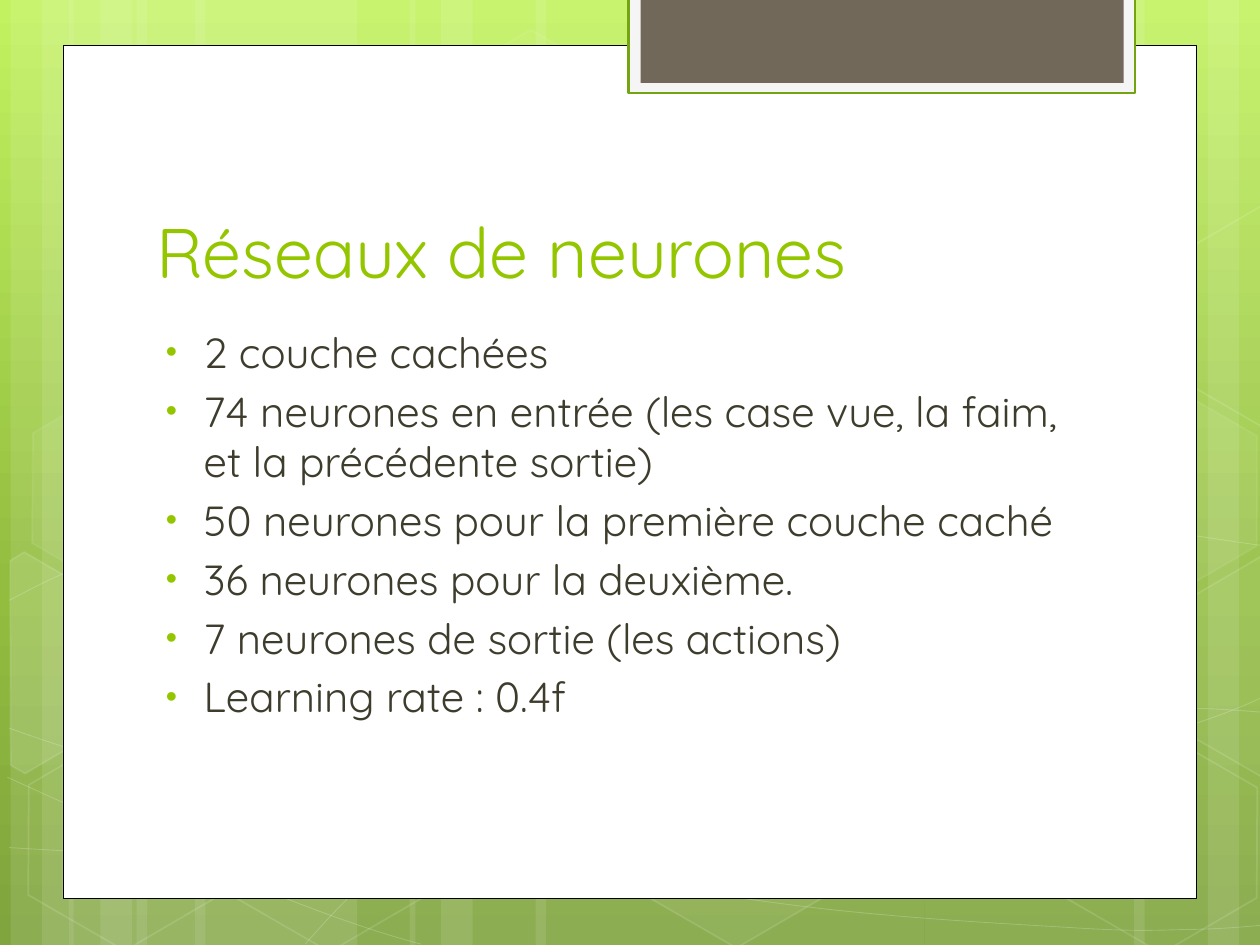
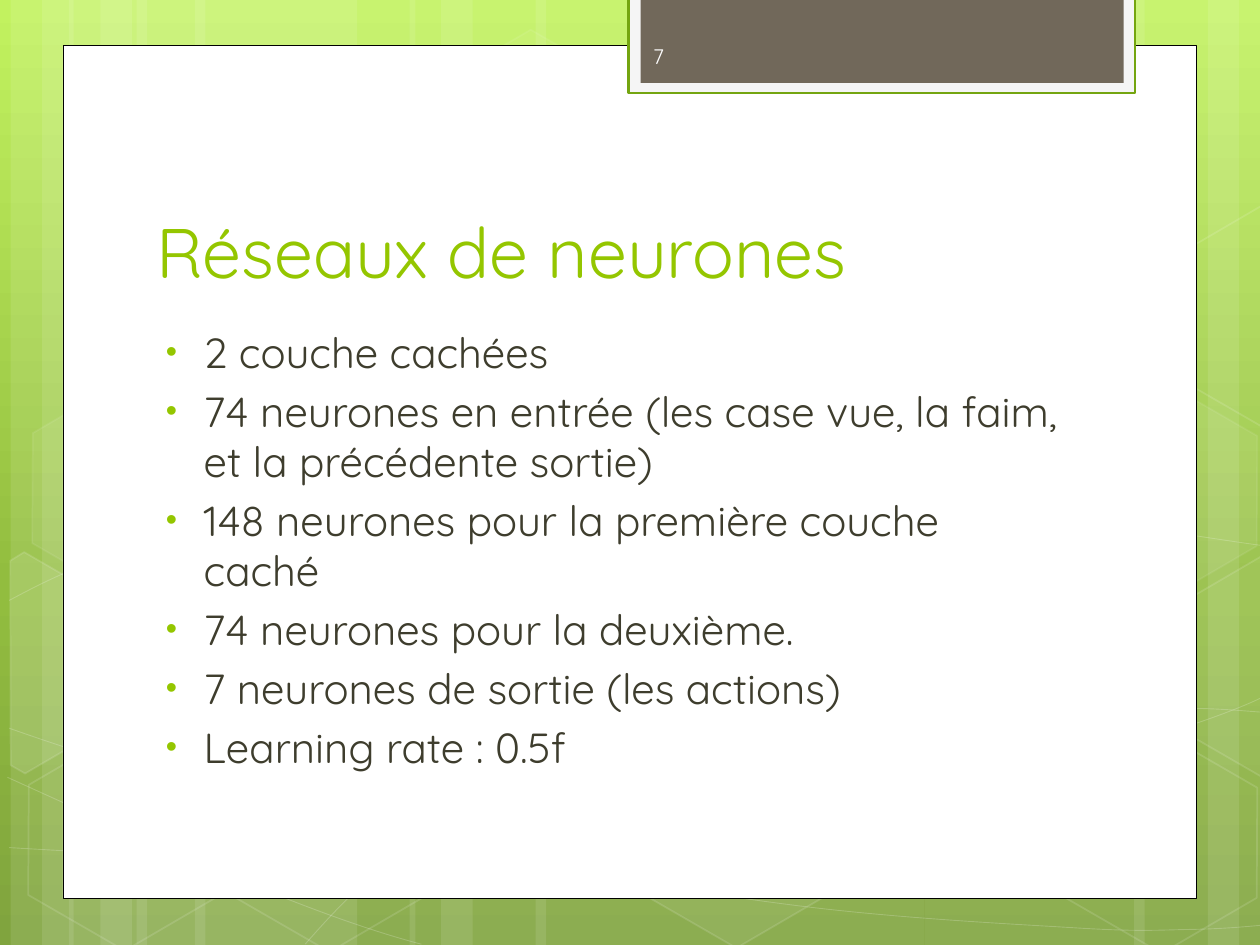
Before and after one commit to Surogate/ai-playground, a slide deck: slide 7 of Pattern Matcher.pptx. Drawn at 1260x945 pixels with LibreOffice and Linux fonts; fonts in the diff are those of the drawing. Boxes give left, top, right and bottom in pixels: in the first picture for what was removed or moved away, otherwise in the second. Text is boxed around its words. In the diff, an @@ line names an element or a change of style, - is before the commit and + after.

```diff
--- a/Pattern Matcher.pptx
+++ b/Pattern Matcher.pptx
@@ page number added at [653,49,664,64], 12 pt, text #FEFEFE @@
+7
@@ text at [204,505,939,654]: text changed @@
-• 50 neurones pour la première couche caché
-• 36 neurones pour la deuxième.
+• 148 neurones pour la première couche caché
+• 74 neurones pour la deuxième.
@@ text at [204,732,566,772]: text changed @@
-• Learning rate : 0.4f
+• Learning rate : 0.5f
```
Also in this commit, not shown: 7 other slides changed, 2 other files.
